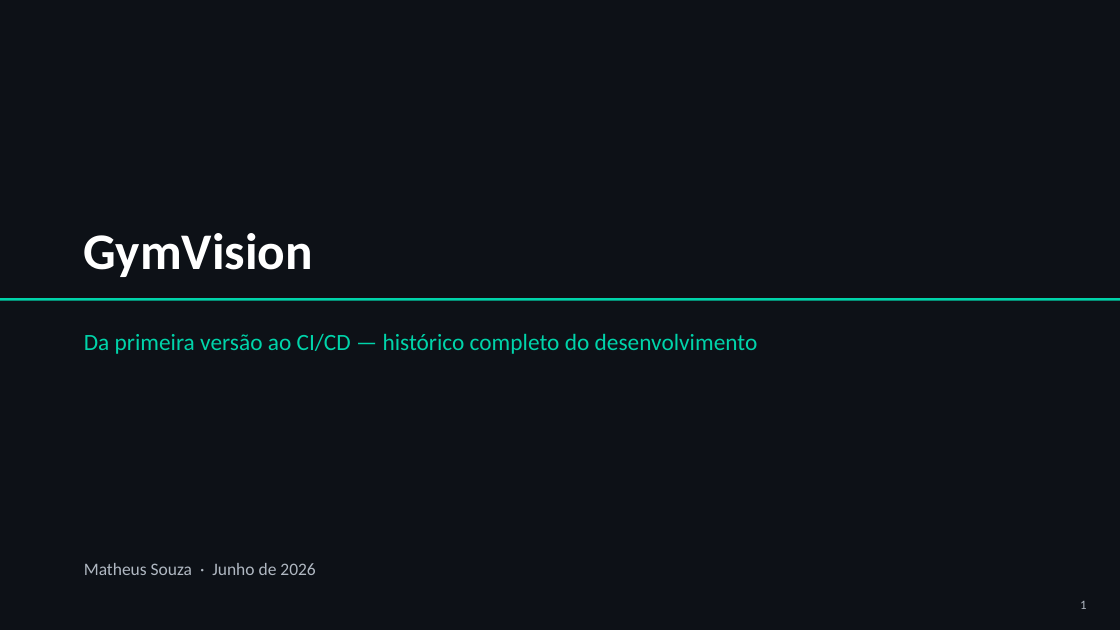
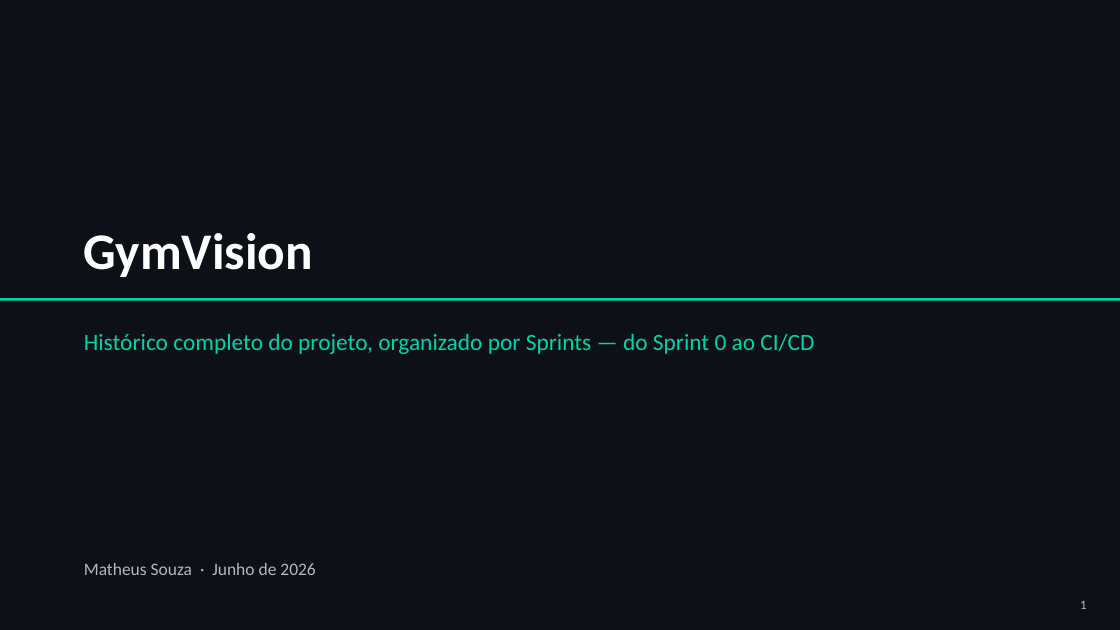
Before and after one commit to souzza-matheus/gym, a slide deck: slide 1 of GymVision_Historico_Projeto.pptx. Drawn at 1120x630 pixels with LibreOffice and Linux fonts; fonts in the diff are those of the drawing. Boxes give left, top, right and bottom in pixels: in the first picture for what was removed or moved away, otherwise in the second. Text is boxed around its words. In the diff, an @@ line names an element or a change of style, - is before the commit and + after.

```diff
--- a/GymVision_Historico_Projeto.pptx
+++ b/GymVision_Historico_Projeto.pptx
@@ text at box(84, 334, 814, 354): text changed @@
-Da primeira versão ao CI/CD — histórico completo do desenvolvimento
+Histórico completo do projeto, organizado por Sprints — do Sprint 0 ao CI/CD
```
Also in this commit, not shown: 11 other slides changed, 6 slides added, 4 slides removed.
